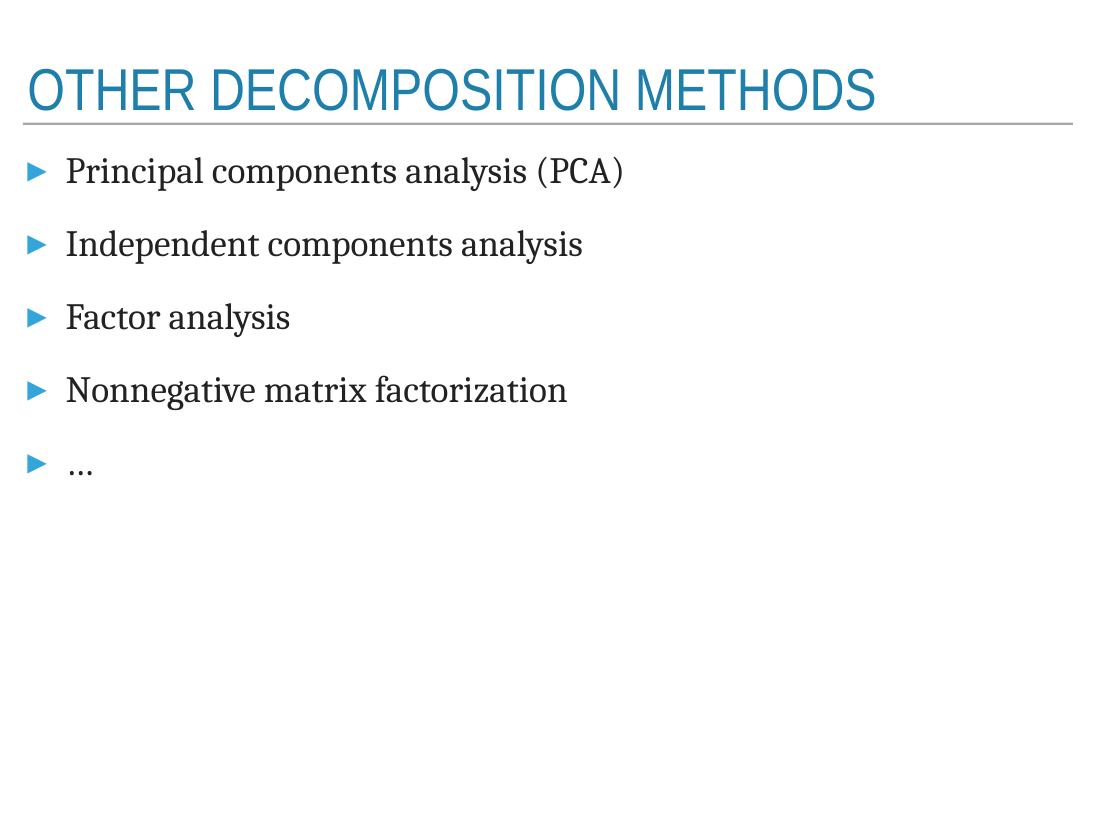
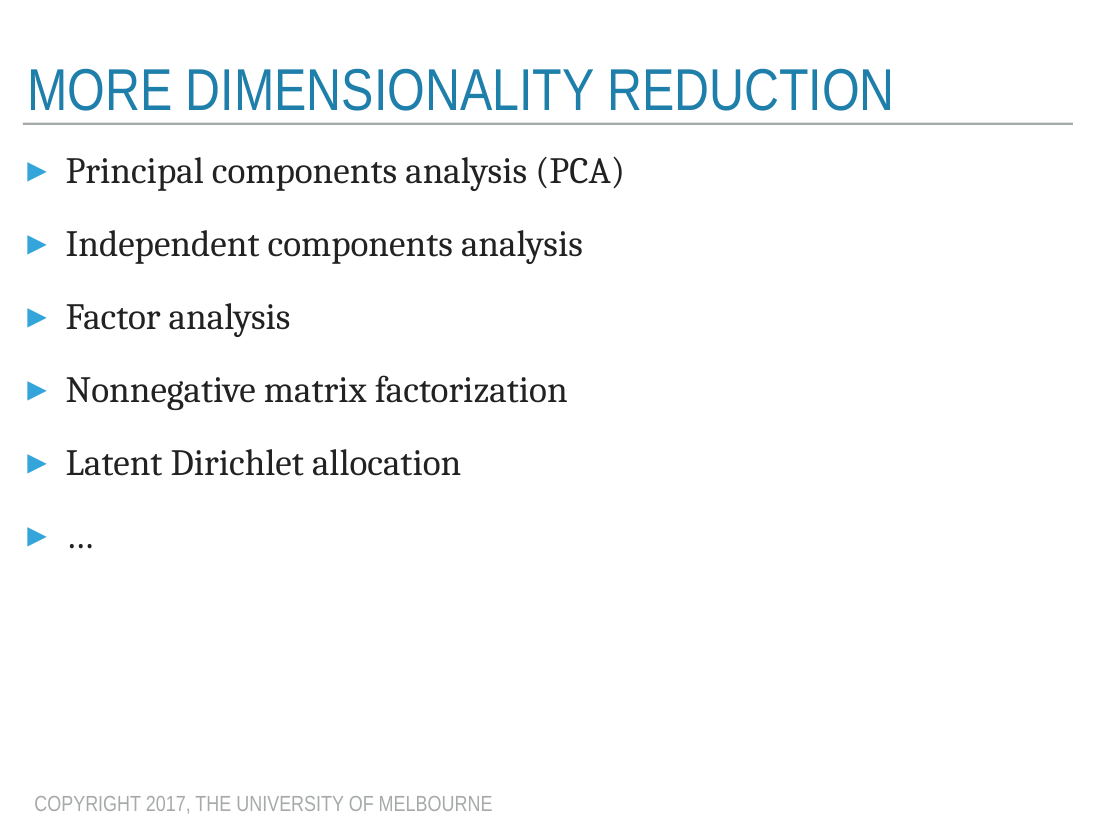
Before and after one commit to trevorcohn/comp90042, a slide deck: slide 17 of slides/WSTA_L9_distributional_semantics.pptx. Drawn at 1120x840 pixels with LibreOffice and Linux fonts; fonts in the diff are those of the drawing. Boxes give left, top, right and bottom in pixels: in the first picture for what was removed or moved away, otherwise in the second. Text is boxed around its words. In the diff, an @@ line names an element or a change of style, - is before the commit and + after.

```diff
--- a/slides/WSTA_L9_distributional_semantics.pptx
+++ b/slides/WSTA_L9_distributional_semantics.pptx
@@ title at bbox=[27, 68, 894, 111]: text changed @@
-OTHER DECOMPOSITION METHODS
+MORE DIMENSIONALITY REDUCTION
@@ text at bbox=[66, 449, 461, 476]: paragraph added @@
+▸ Latent Dirichlet allocation
@@ text added at bbox=[34, 796, 493, 814], 20 pt, text #A6AAA9 @@
+COPYRIGHT 2017, THE UNIVERSITY OF MELBOURNE
```
Also in this commit, not shown: 22 other slides changed, 7 other files.
